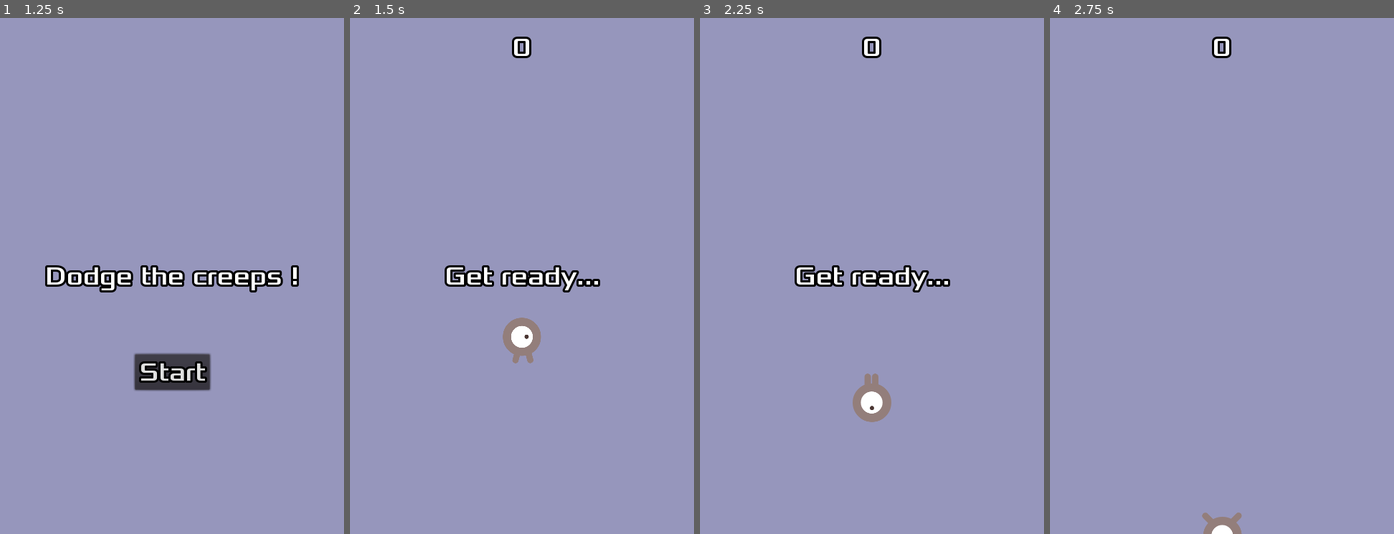
Above: before the commit, frames 1-4 (left to right).
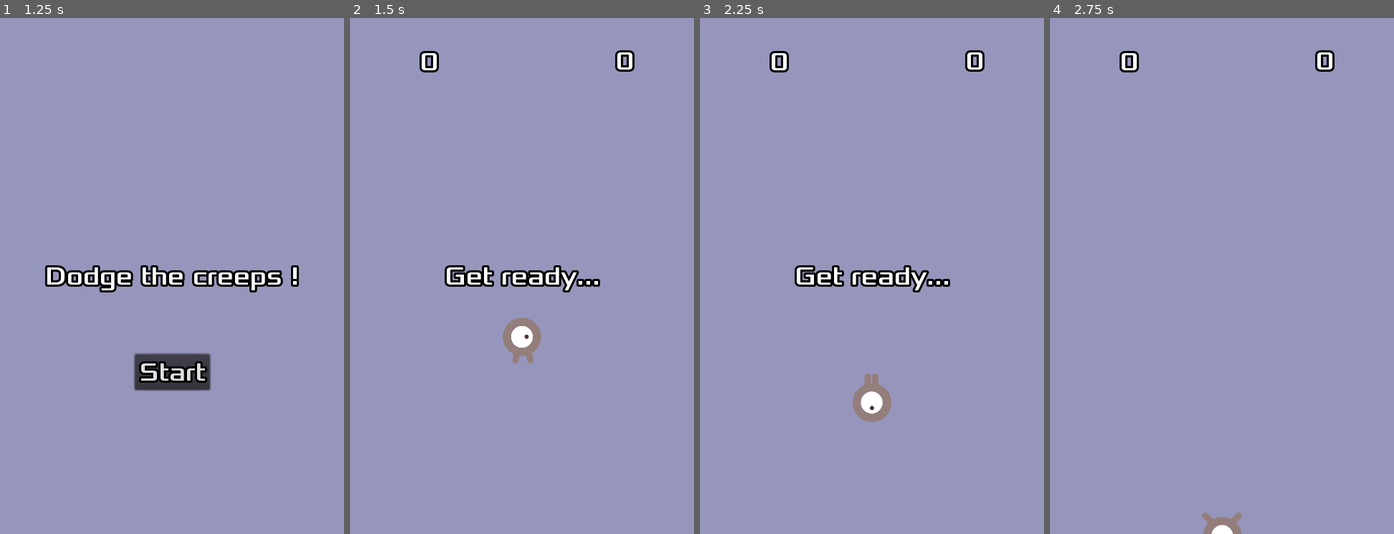
Above: after the commit, the same moments.

Repository: TinQk/godot_dodge
Game: Godot game, scene res://Main.tscn
Same seed, same stepped clock (60 frames per second), same inputs: the game is played once before the commit and once after it.
Inputs:
- Up to frame 1 (1.25 s): tap Enter at 0.5 s; hold Right (move_right) from 0.53 s (still down)
- Up to frame 2 (1.5 s): release Right (move_right) at 1.25 s; click "Start" at 1.25 s
- Up to frame 3 (2.25 s): tap Space at 2 s; hold Down (move_down) from 2.03 s (still down)
- Up to frame 4 (2.75 s): keep holding Down (move_down)

Frame 1 is identical in both runs. In frame 2, 0.6% of the frame differs, in the area x 20-83%, y 3-11%; in frame 3, 0.6%; in frame 4, 0.6%.

Commit message:
new score label

Diff:
--- a/dodge_the_creep_advanced/HUD.gd
+++ b/dodge_the_creep_advanced/HUD.gd
@@ -18,6 +18,7 @@
 ### MENU
 
 func hide_hud_control():
+	$TimeLabel.hide()
 	$ScoreLabel.hide()
 	$Message.hide()
 	$StartButton.hide()
@@ -33,7 +34,9 @@
 func _on_StartButton_pressed():
 	show_temp_message("Get ready...", 1)
 	$StartButton.hide()
+	update_time(0)
 	update_score(0)
+	$TimeLabel.show()
 	$ScoreLabel.show()
 	emit_signal("start_game")
 
@@ -42,6 +45,7 @@
 	show_temp_message("Game Over", 4) # message temporaire 4 secondes
 
 	yield(get_tree().create_timer(4), "timeout")
+	$TimeLabel.hide()
 	$ScoreLabel.hide()
 
 	yield(get_tree().create_timer(1), "timeout")
@@ -64,3 +68,6 @@
 
 func update_score(score):
 	$ScoreLabel.text = str(score)
+
+func update_time(time):
+	$TimeLabel.text = str(time)
--- a/dodge_the_creep_advanced/HUD.tscn
+++ b/dodge_the_creep_advanced/HUD.tscn
@@ -18,13 +18,24 @@
 [node name="HUD" type="CanvasLayer"]
 script = ExtResource( 2 )
 
+[node name="TimeLabel" type="Label" parent="."]
+anchor_left = 0.5
+anchor_right = 0.5
+margin_left = -181.0
+margin_top = 39.0
+margin_right = -77.0
+margin_bottom = 83.0
+custom_fonts/font = SubResource( 1 )
+text = "0"
+align = 1
+
 [node name="ScoreLabel" type="Label" parent="."]
 anchor_left = 0.5
 anchor_right = 0.5
-margin_left = -52.0
-margin_top = 19.0
-margin_right = 52.0
-margin_bottom = 63.0
+margin_left = 92.0
+margin_top = 38.0
+margin_right = 196.0
+margin_bottom = 82.0
 custom_fonts/font = SubResource( 1 )
 text = "0"
 align = 1
@@ -60,6 +71,5 @@
 wait_time = 2.0
 one_shot = true
 
-[connection signal="start_game" from="." to="." method="_on_HUD_start_game"]
 [connection signal="pressed" from="StartButton" to="." method="_on_StartButton_pressed"]
 [connection signal="timeout" from="MessageTimer" to="." method="_on_MessageTimer_timeout"]
--- a/dodge_the_creep_advanced/Main.gd
+++ b/dodge_the_creep_advanced/Main.gd
@@ -6,6 +6,8 @@
 
 
 # variables
+var time # horloge en secondes
+var coef
 var score # le score du joueur
 var screen_size
 
@@ -32,6 +34,8 @@
 	new_game()
 
 func new_game():
+	time = 0
+	coef = 1
 	score = 0
 	$Player.start($StartPosition.position)
 	$StartTimer.start()
@@ -39,20 +43,22 @@
 
 func _on_StartTimer_timeout():
 	$MobTimer.start()
-	$ScoreTimer.start()
+	$TimeTimer.start()
 
 func game_over():
 	$Music.stop()
 	$DeathSound.play()
-	$ScoreTimer.stop()
+	$TimeTimer.stop()
 	$MobTimer.stop()
 	$HUD.show_game_over()
 
 
 ### SCORE
 
-func _on_ScoreTimer_timeout():
-	score += 1
+func _on_TimeTimer_timeout():
+	time += 1
+	score += coef
+	$HUD.update_time(time)
 	$HUD.update_score(score)
 
 
--- a/dodge_the_creep_advanced/Main.tscn
+++ b/dodge_the_creep_advanced/Main.tscn
@@ -24,7 +24,7 @@
 
 [node name="HUD" parent="." instance=ExtResource( 4 )]
 
-[node name="ScoreTimer" type="Timer" parent="."]
+[node name="TimeTimer" type="Timer" parent="."]
 
 [node name="StartTimer" type="Timer" parent="."]
 wait_time = 2.0
@@ -47,12 +47,14 @@
 
 [node name="Music" type="AudioStreamPlayer" parent="."]
 stream = ExtResource( 5 )
+volume_db = -18.353
 
 [node name="DeathSound" type="AudioStreamPlayer" parent="."]
 stream = ExtResource( 6 )
+volume_db = -20.975
 
 [connection signal="start_game" from="HUD" to="." method="_on_HUD_start_game"]
-[connection signal="timeout" from="ScoreTimer" to="." method="_on_ScoreTimer_timeout"]
+[connection signal="timeout" from="TimeTimer" to="." method="_on_TimeTimer_timeout"]
 [connection signal="timeout" from="StartTimer" to="." method="_on_StartTimer_timeout"]
 [connection signal="hit" from="Player" to="." method="game_over"]
 [connection signal="timeout" from="MobTimer" to="." method="_on_MobTimer_timeout"]
